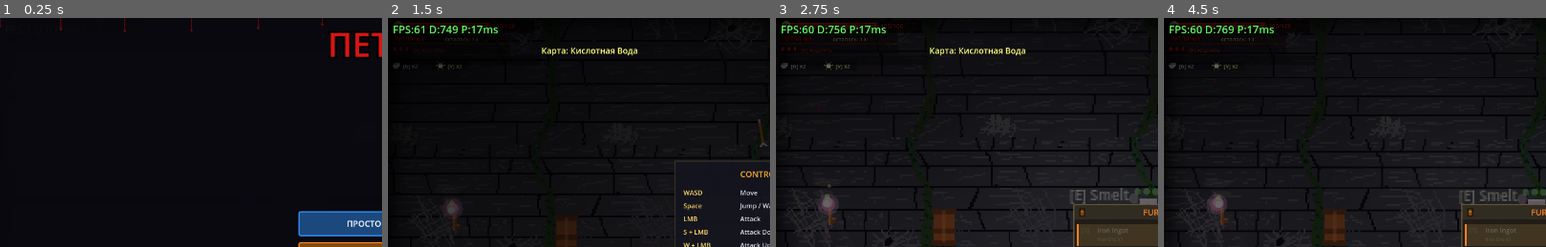
Above: before the commit, frames 1-4 (left to right).
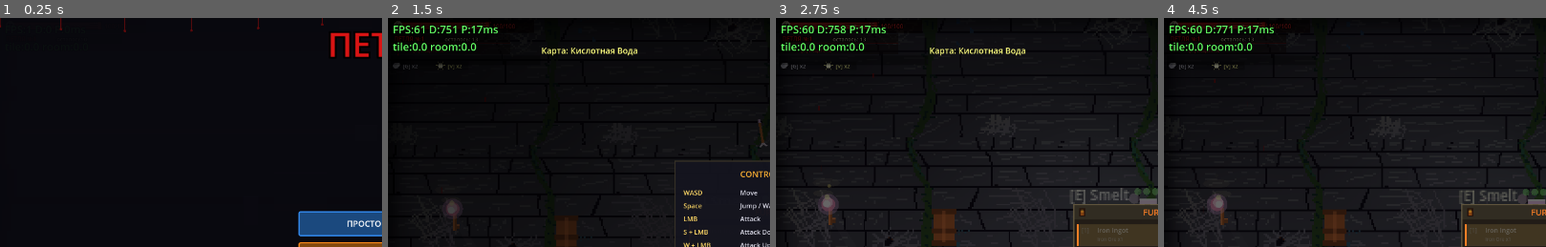
Above: after the commit, the same moments.

Repository: volcraft44/petlya-game
Game: Godot game, scene res://scenes/main.tscn
Same seed, same stepped clock (60 frames per second), same inputs: the game is played once before the commit and once after it.
Inputs (mouse positions are % of the whole screen's width and height, from its top left):
- Up to frame 1 (0.25 s): no input
- Up to frame 2 (1.5 s): click "ПРОСТО НАЧАТЬ" at 0.5 s; tap Enter (ui_accept) at 1.25 s; move the mouse to (72, 45) at 1.27 s; hold D (move_right) from 1.28 s (still down); tap E (interact) at 1.35 s; click (72, 45) at 1.42 s
- Up to frame 3 (2.75 s): tap Space (jump) at 1.52, 1.82 s; release D (move_right) at 2 s; drag from (30, 55) to (57, 59) at 2.02 s
- Up to frame 4 (4.5 s): move the mouse to (60, 28) at 2.77 s; hold A (move_left) 2.78-3.5 s; tap 1 at 2.85 s; drag from (45, 70) to (50, 47) at 3.52 s; move the mouse to (80, 65) at 4.27 s; hold D (move_right) from 4.28 s (still down); tap 3 at 4.35 s
The pictures show only the part of the screen within x 0-50%, y 0-50%; the shares and areas given below are measured in that part.

The runs differ from the first frame. In frame 2, 0.5% of the frame differs, in the area x 1-24%, y 3-15%; in frame 3, 0.4%; in frame 4, 0.5%.

Commit message:
Diagnostic: time tile_layer and room _draw (camera-move regen suspect)
Co-Authored-By: Claude Opus 4.8 <noreply@anthropic.com>

Diff:
--- a/scripts/main.gd
+++ b/scripts/main.gd
@@ -1264,7 +1264,14 @@
 			_fps_cd = 0.25
 			var d = Performance.get_monitor(Performance.RENDER_TOTAL_DRAW_CALLS_IN_FRAME)
 			var pr = Performance.get_monitor(Performance.TIME_PROCESS) * 1000.0
-			_fps_label.text = "FPS:%d D:%d P:%.0fms" % [Engine.get_frames_per_second(), d, pr]
+			var tile_ms := 0.0
+			var room_ms := 0.0
+			if current_room and is_instance_valid(current_room):
+				room_ms = current_room.dbg_draw_ms
+				if current_room.tile_layer and is_instance_valid(current_room.tile_layer):
+					tile_ms = current_room.tile_layer.dbg_draw_ms
+			_fps_label.text = "FPS:%d D:%d P:%.0fms\ntile:%.1f room:%.1f" % [
+				Engine.get_frames_per_second(), d, pr, tile_ms, room_ms]
 	_update_camera_shake(delta)
 	_update_camera_lookahead(delta)
 	_update_cs_features(delta)
--- a/scripts/room.gd
+++ b/scripts/room.gd
@@ -4193,7 +4193,14 @@
 			draw_rect(Rect2(px - 1, py - 4, 1.5, 4), bone)
 			draw_circle(Vector2(px + 5, py + 2), 1.0, bone_dark)
 
+var dbg_draw_ms: float = 0.0
+
 func _draw():
+	var _ddt0 := Time.get_ticks_usec()
+	_draw_body()
+	dbg_draw_ms = (Time.get_ticks_usec() - _ddt0) / 1000.0
+
+func _draw_body():
 	# Статичные тайлы/фон/кромки рисует tile_layer (отдельный кэш-слой).
 	# Здесь — только динамика (кровь, декор, сундуки, бочки и т.п.).
 
--- a/scripts/tile_layer.gd
+++ b/scripts/tile_layer.gd
@@ -52,12 +52,16 @@
 	var y1 := clampi(int((center.y + halfy) / ts) + 1, 0, room.grid_rows)
 	return Rect2i(x0, y0, x1 - x0, y1 - y0)
 
+var dbg_draw_ms: float = 0.0
+
 func _draw() -> void:
 	if room == null:
 		return
+	var _t0 := Time.get_ticks_usec()
 	_draw_wall_background()
 	_draw_solid_tiles()
 	_draw_surface_edges()
+	dbg_draw_ms = (Time.get_ticks_usec() - _t0) / 1000.0
 
 func _draw_wall_background() -> void:
 	var rw = room.room_width
